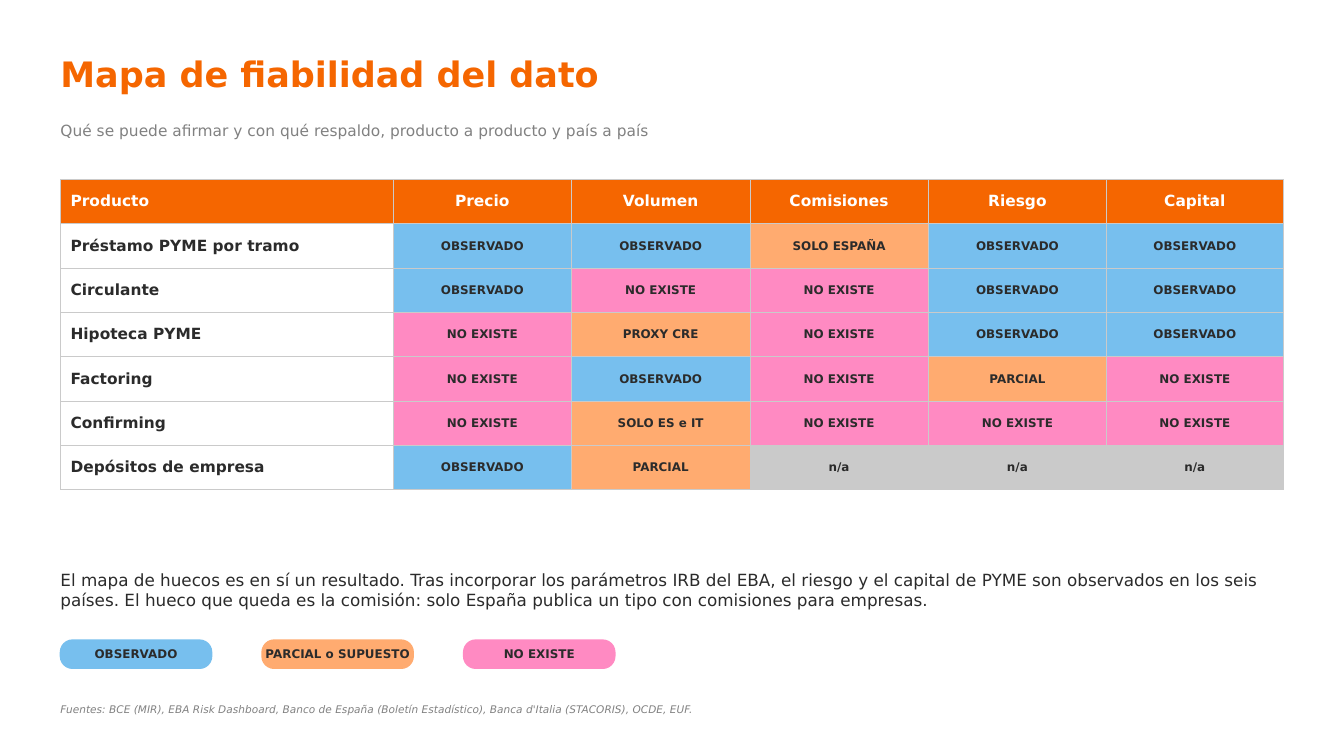
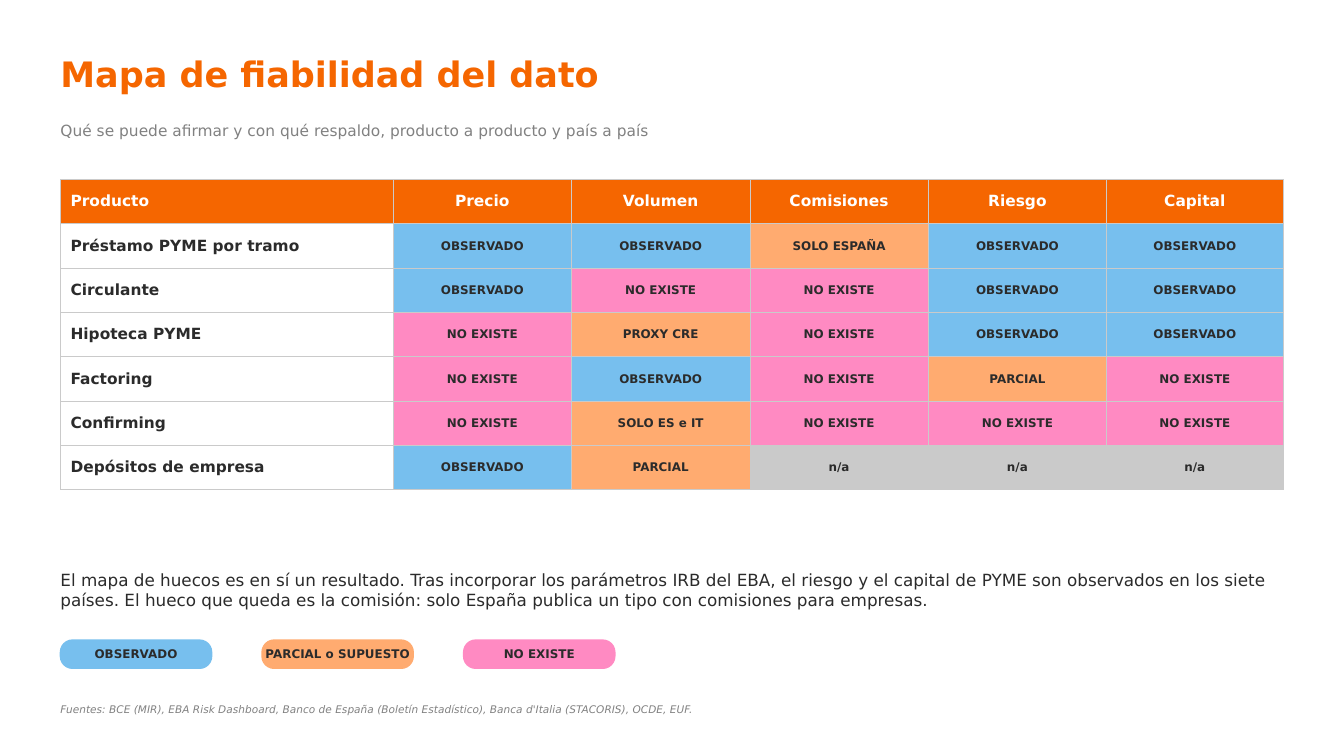
Before and after one commit to agomez2812-lang/sturdy-barnacle, a slide deck: slide 3 of pres/rentabilidad_pyme.pptx. Drawn at 1344x756 pixels with LibreOffice and Linux fonts; fonts in the diff are those of the drawing. Boxes give left, top, right and bottom in pixels: in the first picture for what was removed or moved away, otherwise in the second. Text is boxed around its words. In the diff, an @@ line names an element or a change of style, - is before the commit and + after.

```diff
--- a/pres/rentabilidad_pyme.pptx
+++ b/pres/rentabilidad_pyme.pptx
@@ text at (x1=60, y1=573, x2=1265, y2=610): text changed @@
-El mapa de huecos es en sí un resultado. Tras incorporar los parámetros IRB del EBA, el riesgo y el capital de PYME son observados en los seis países. El hueco que queda es la comisión: solo España publica un tipo con comisiones para empresas.
+El mapa de huecos es en sí un resultado. Tras incorporar los parámetros IRB del EBA, el riesgo y el capital de PYME son observados en los siete países. El hueco que queda es la comisión: solo España publica un tipo con comisiones para empresas.
```
Also in this commit, not shown: 10 other slides changed, 1 slide added, 7 other files.
